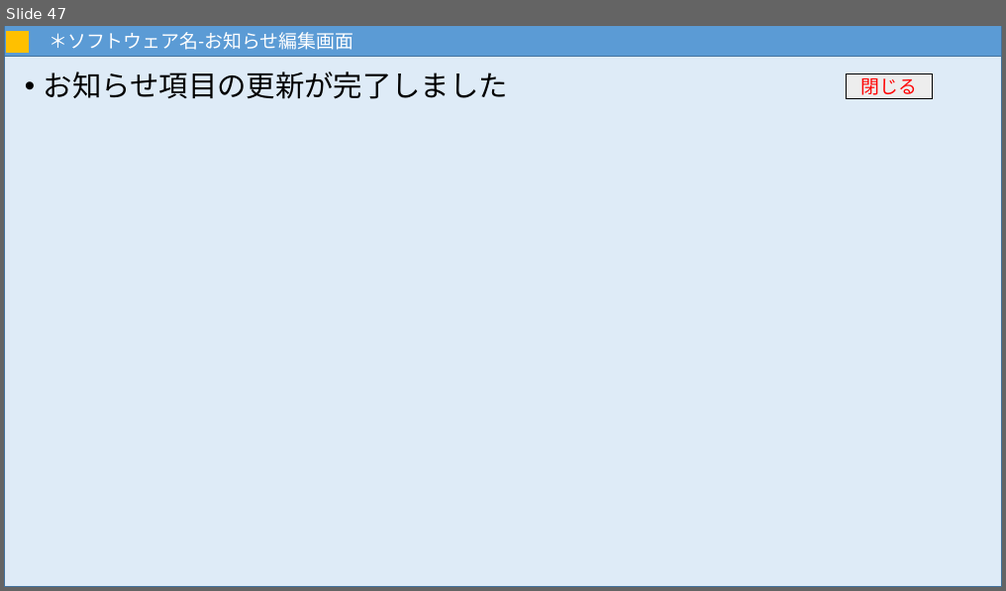
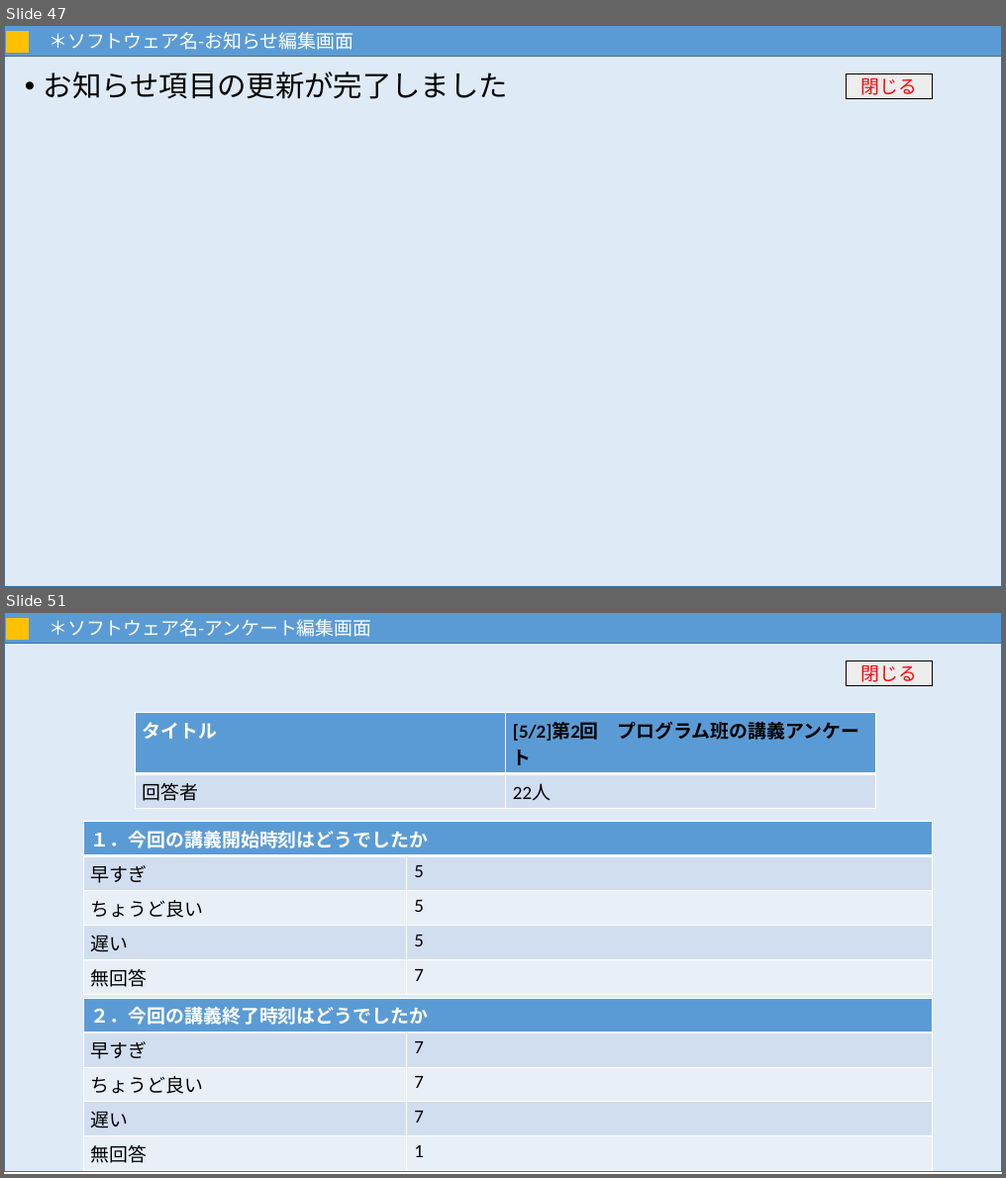
Before and after one commit to MNB-oda/MNB, a slide deck: 提出課題/外部設計書/画面設計.pptx. Shown one above the other, each under a label of ours: slide 47 before the commit, slides 47 and 51 after it; the slides between them are not shown. The pictures are 1006x591 and 1006x1178 pixels, drawn with LibreOffice and Linux fonts; fonts in the diff are those of the drawing. Boxes give left, top, right and bottom in pixels: in the first picture for what was removed or moved away, otherwise in the second. Text is boxed around its words. In the diff, an @@ line names an element or a change of style, - is before the commit and + after.

Commit message:
画面設計パワポ更新

```diff
--- a/提出課題/外部設計書/画面設計.pptx
+++ b/提出課題/外部設計書/画面設計.pptx
@@ slide 51 added at <box>4,613,1002,1174</box>, background #FFFFFF @@
@@ rectangle added at <box>4,613,1002,1172</box>, fill #DEEBF7, outline #43739E 1 pt @@
@@ rectangle added at <box>4,613,1002,643</box>, fill #5B9BD5, outline #43739E 1 pt, 18 pt, text #FFFFFF @@
+＊ソフトウェア名-アンケート編集画面
@@ rectangle added at <box>6,618,28,639</box>, fill #FFC000, outline #FFC000 1 pt @@
@@ rectangle added at <box>846,662,933,685</box>, fill #EDEDED, outline #000000 1 pt, 18 pt, text #FF0000 @@
+閉じる
@@ table added at <box>135,713,876,805</box>, 2 rows, 2 columns @@
+タイトル | [5/2]第2回 プログラム班の講義アンケート
+回答者 | 22人
@@ table added at <box>83,822,933,991</box>, 5 rows, 2 columns @@
+１．今回の講義開始時刻はどうでしたか | 
+早すぎ | 5
+ちょうど良い | 5
+遅い | 5
+無回答 | 7
@@ table added at <box>83,998,933,1167</box>, 5 rows, 2 columns @@
+２．今回の講義終了時刻はどうでしたか | 
+早すぎ | 7
+ちょうど良い | 7
+遅い | 7
+無回答 | 1
```
Also in this commit, not shown: 3 slides changed, 1 other slide added.
